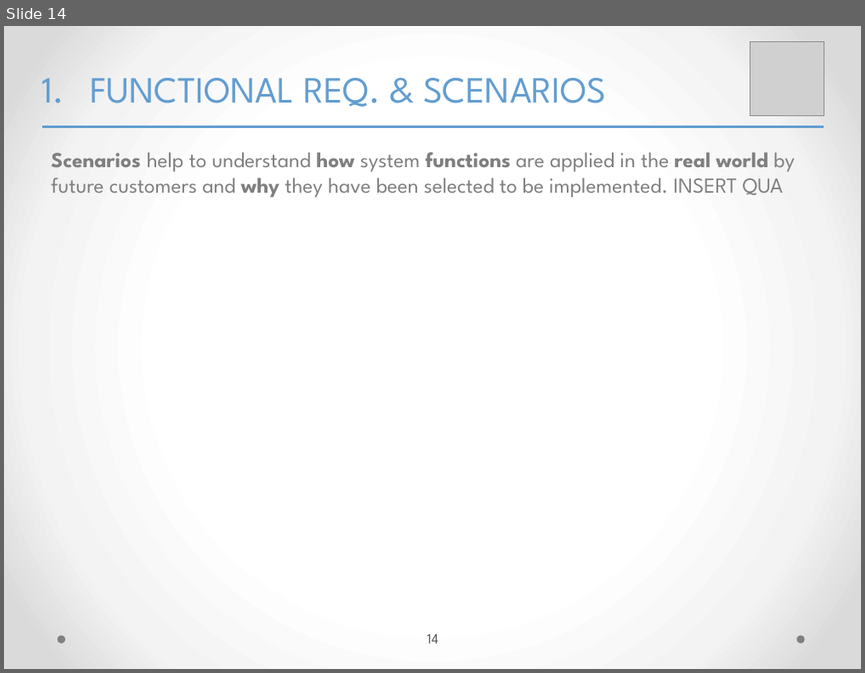
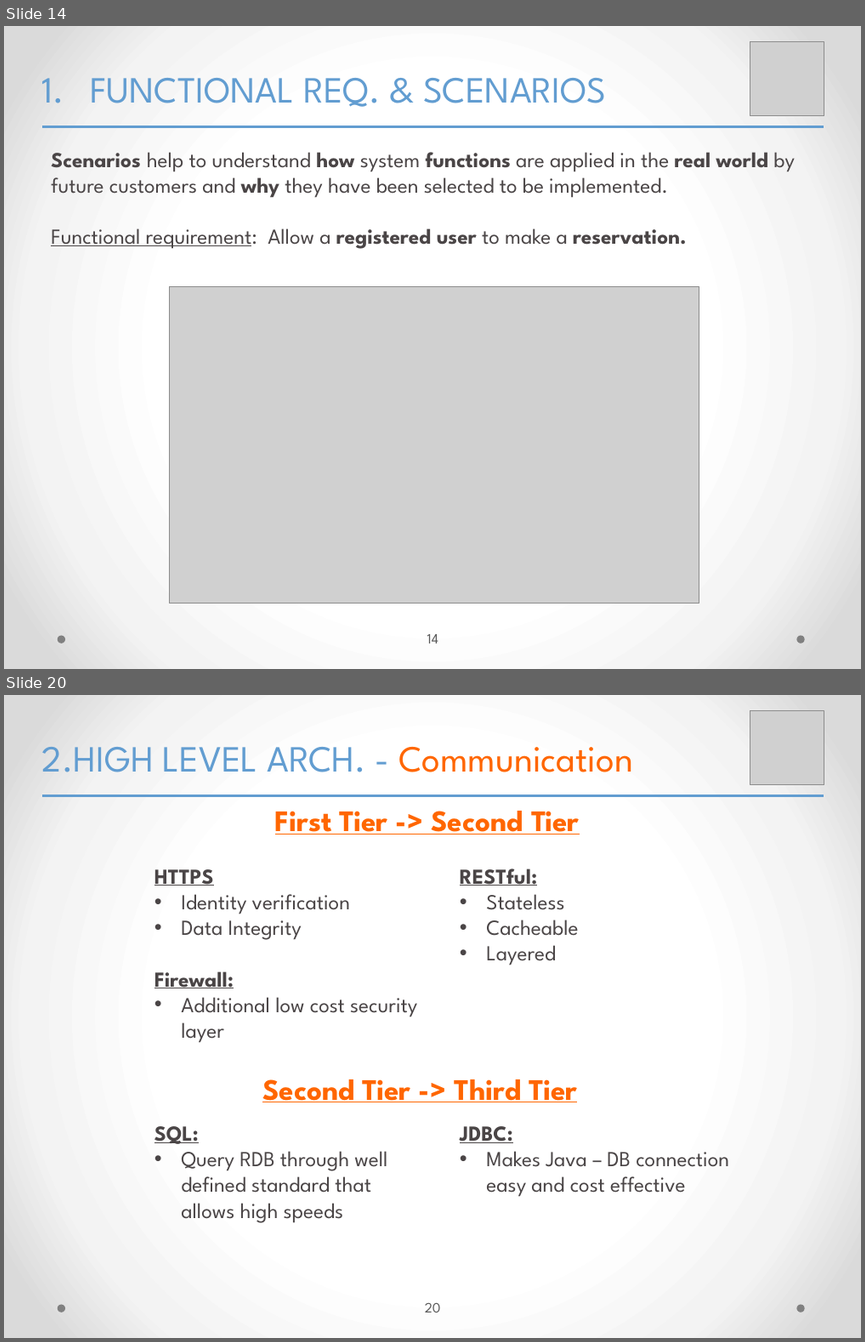
Before and after one commit to yangi92/SE2_PowerEnJoy, a slide deck: PP/FinalPresentation.pptx. Shown one above the other, each under a label of ours: slide 14 before the commit, slides 14 and 20 after it; the slides between them are not shown. The pictures are 865x673 and 865x1342 pixels, drawn with LibreOffice and Linux fonts; fonts in the diff are those of the drawing; grey boxes stand for pictures. Boxes give left, top, right and bottom in pixels: in the first picture for what was removed or moved away, otherwise in the second. Text is boxed around its words. In the diff, an @@ line names an element or a change of style, - is before the commit and + after.

```diff
--- a/PP/FinalPresentation.pptx
+++ b/PP/FinalPresentation.pptx
@@ slide 20 added at bbox=[4, 695, 861, 1338], background gradient #FFFFFF to #F4F4F4 to #DADADA; not listed: 2 template elements that a slide beside it also shows @@
@@ picture added at bbox=[750, 710, 824, 785] @@
@@ text added at bbox=[42, 747, 633, 772], 31 pt, text #629DD1 @@
+2.HIGH LEVEL ARCH. - Communication
@@ line added from (42, 795) to (824, 795), #629DD1 2.25 pt @@
@@ text added at bbox=[275, 811, 579, 834], 25 pt, text #FF6600, bold, underline @@
+First Tier -> Second Tier
@@ text added at bbox=[154, 869, 417, 1223], 18 pt, text #4A4546 @@
+HTTPS
+• Identity verification
+• Data Integrity
+Firewall:
+• Additional low cost security layer
+SQL:
+• Query RDB through well defined standard that allows high speeds
@@ text added at bbox=[460, 868, 729, 1197], 18 pt, text #4A4546 @@
+RESTful:
+• Stateless
+• Cacheable
+• Layered
+JDBC:
+• Makes Java – DB connection easy and cost effective
@@ text added at bbox=[262, 1079, 578, 1102], 25 pt, text #FF6600, bold, underline @@
+Second Tier -> Third Tier
@@ page number added at bbox=[425, 1303, 441, 1312], 12 pt, text #595959 @@
+20
@@ slide 14 changed as well @@
@@ text at bbox=[51, 152, 794, 249]: text changed; text colour #7F7F7F to #4A4546 @@
-Scenarios help to understand how system functions are applied in the real world by future customers and why they have been selected to be implemented. INSERT QUA
+Scenarios help to understand how system functions are applied in the real world by future customers and why they have been selected to be implemented.
+Functional requirement: Allow a registered user to make a reservation.
@@ picture added at bbox=[170, 286, 698, 603] @@
```
Also in this commit, not shown: 8 other slides changed, 22 other slides added, 5 other files.
